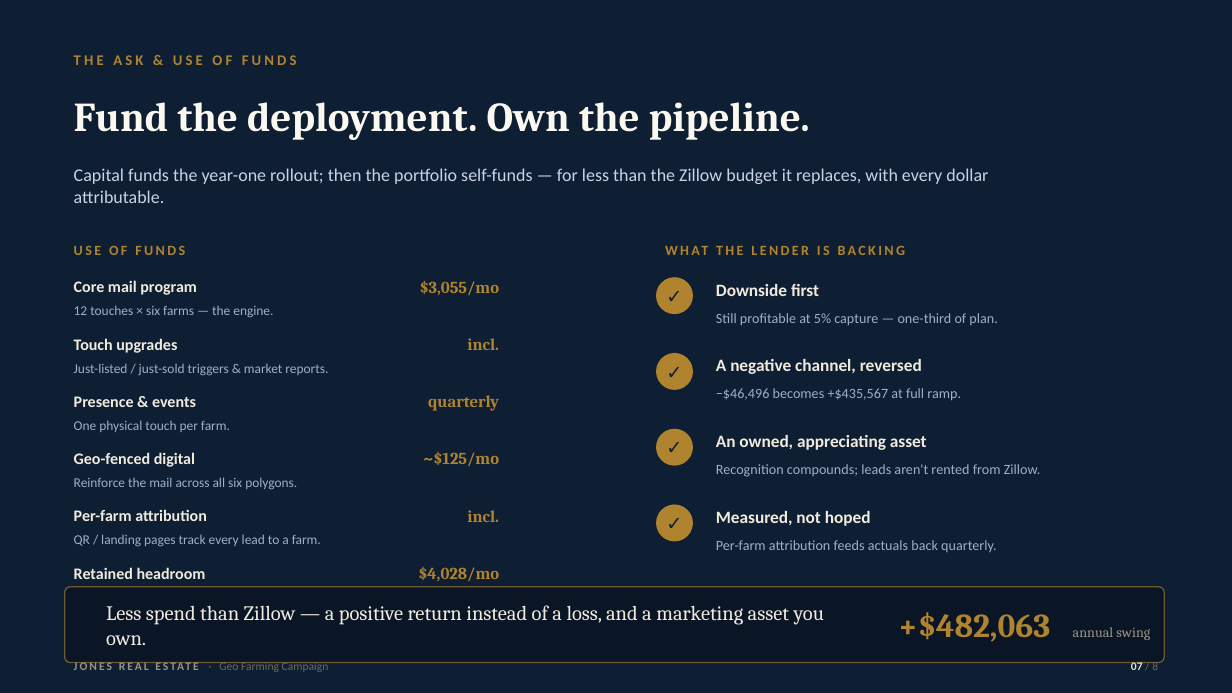
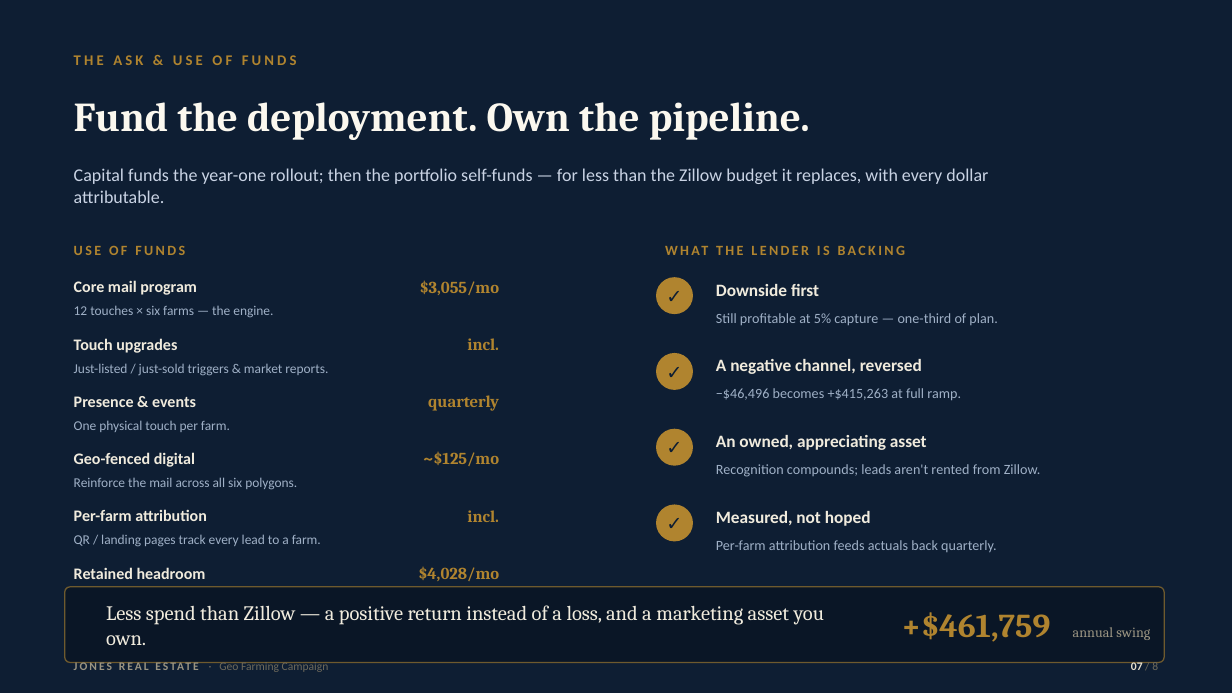
Before and after one commit to NomadRN13/Cortana, a slide deck: slide 7 of presentations/Geo-Farming-Campaign.pptx. Drawn at 1232x693 pixels with LibreOffice and Linux fonts; fonts in the diff are those of the drawing. Boxes give left, top, right and bottom in pixels: in the first picture for what was removed or moved away, otherwise in the second. Text is boxed around its words. In the diff, an @@ line names an element or a change of style, - is before the commit and + after.

```diff
--- a/presentations/Geo-Farming-Campaign.pptx
+++ b/presentations/Geo-Farming-Campaign.pptx
@@ text at (716, 388, 961, 400): text changed @@
-−$46,496 becomes +$435,567 at full ramp.
+−$46,496 becomes +$415,263 at full ramp.
@@ text at (901, 612, 1150, 642): text changed @@
-+$482,063 annual swing
++$461,759 annual swing
```
Also in this commit, not shown: 6 other slides changed.
